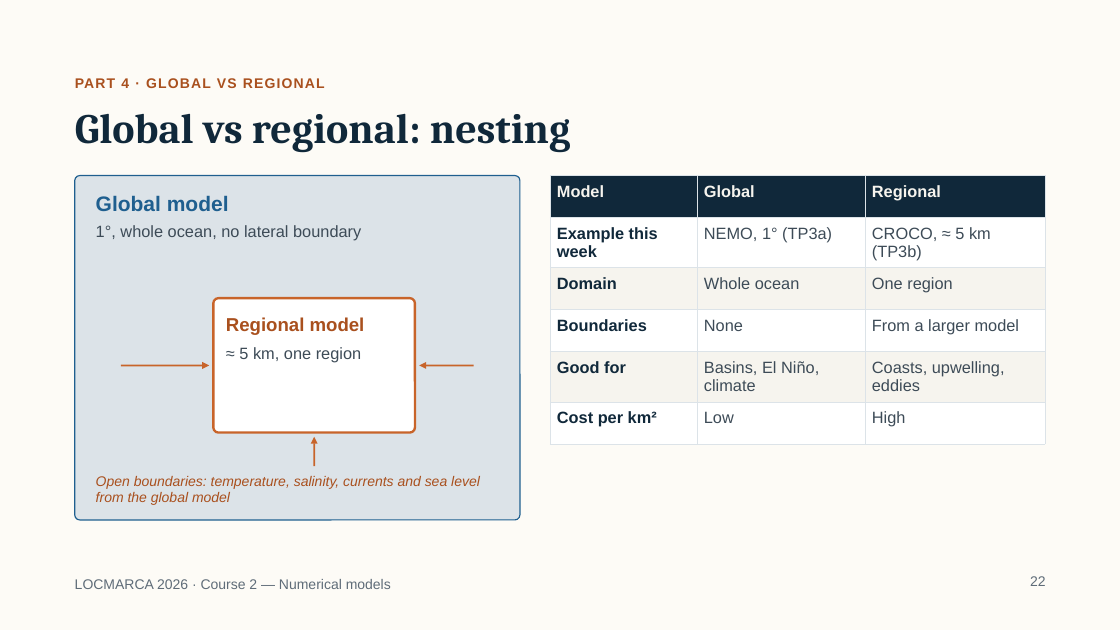
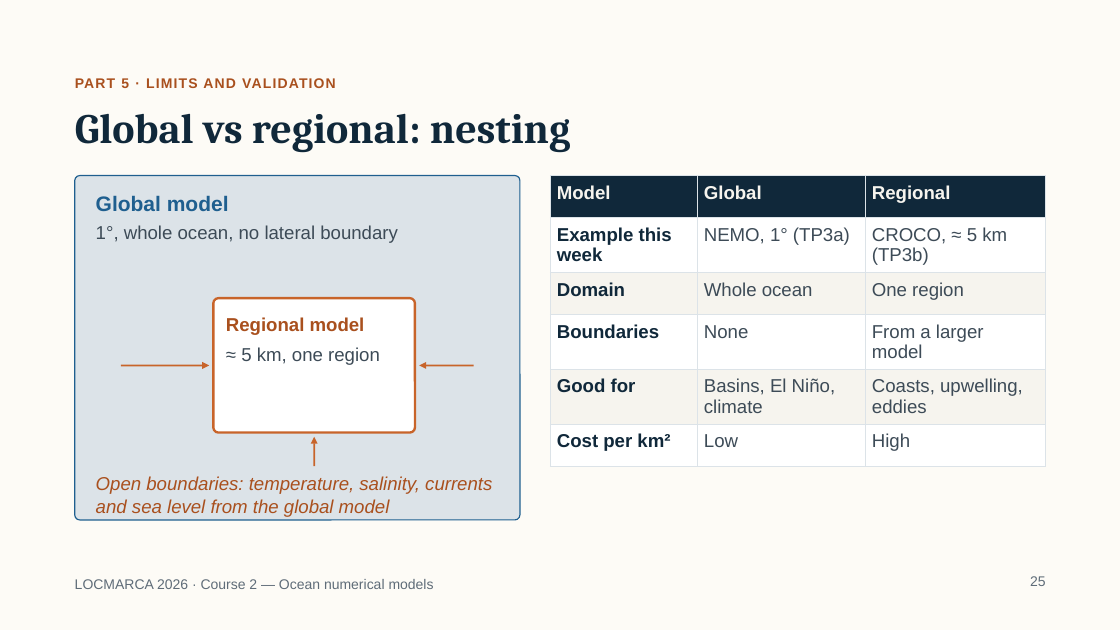
Before and after one commit to gcambon/script-locmarca, a slide deck: slide 25 of Courses/02_course_numerical_models.pptx (slide 22 before the commit). Drawn at 1120x630 pixels with LibreOffice and Linux fonts; fonts in the diff are those of the drawing. Boxes give left, top, right and bottom in pixels: in the first picture for what was removed or moved away, otherwise in the second. Text is boxed around its words. In the diff, an @@ line names an element or a change of style, - is before the commit and + after.

Commit message:
Update course ...

```diff
--- a/Courses/02_course_numerical_models.pptx
+++ b/Courses/02_course_numerical_models.pptx
@@ text at <box>75,78,336,88</box>: text changed @@
-PART 4 · GLOBAL VS REGIONAL
+PART 5 · LIMITS AND VALIDATION
@@ table at <box>550,176,1045,476</box> @@
@@ size 14 to 16 pt @@
@@ text "1°, whole ocean, no lateral ..." at <box>96,225,398,243</box>: size 14 to 16 pt @@
@@ text "≈ 5 km, one region" at <box>241,347,380,365</box>: size 14 to 16 pt @@
@@ text "Open boundaries: temperature, salinity, currents ..." at <box>96,476,492,517</box>: size 12 to 16 pt @@
@@ text at <box>75,579,434,589</box>: text changed @@
-LOCMARCA 2026 · Course 2 — Numerical models
+LOCMARCA 2026 · Course 2 — Ocean numerical models
@@ page number at <box>1030,576,1046,586</box>: text changed @@
-22
+25
```
Also in this commit, not shown: 28 other slides changed, 7 slides added, 1 slide removed, 5 other files.
